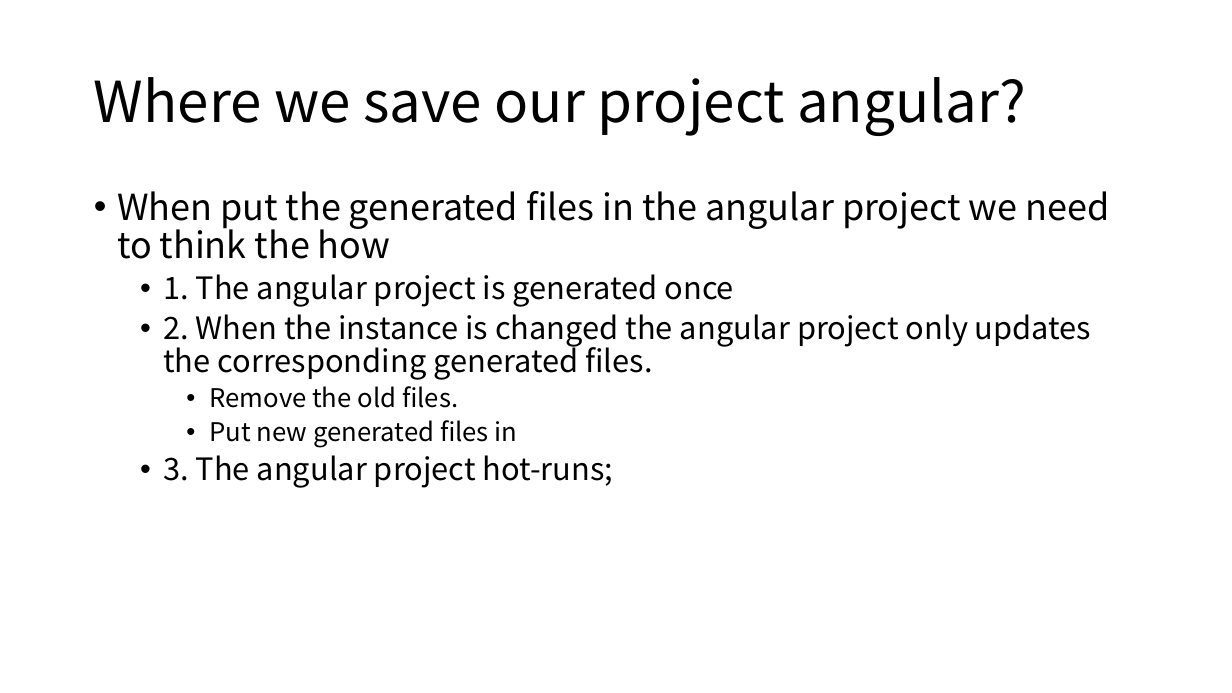
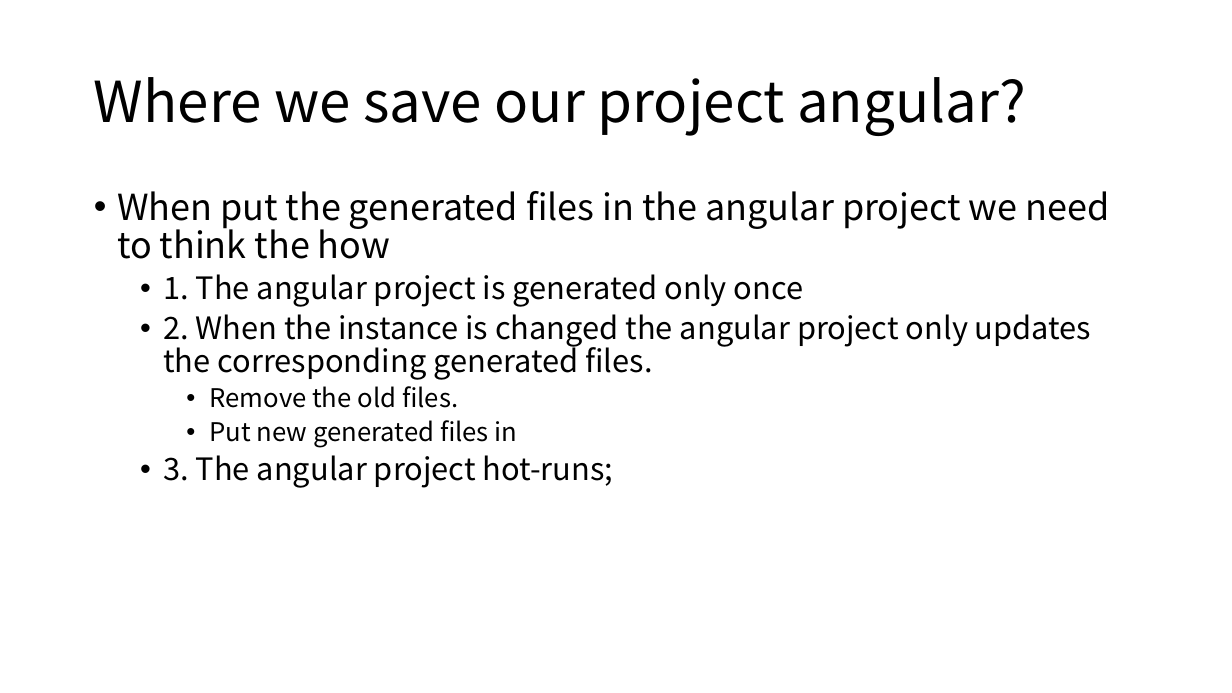
Before and after one commit to cedececa/tfg-model-2-web, a slide deck: slide 8 of planning-and-logs/Xtext&Xtend.pptx. Drawn at 1232x693 pixels with LibreOffice and Linux fonts; fonts in the diff are those of the drawing. Boxes give left, top, right and bottom in pixels: in the first picture for what was removed or moved away, otherwise in the second. Text is boxed around its words. In the diff, an @@ line names an element or a change of style, - is before the commit and + after.

```diff
--- a/planning-and-logs/Xtext&Xtend.pptx
+++ b/planning-and-logs/Xtext&Xtend.pptx
@@ text at box(163, 274, 803, 307): text changed @@
-  • 1. The angular project is generated once
+  • 1. The angular project is generated only once
```
Also in this commit, not shown: 1 other slide changed, 20 other files.
